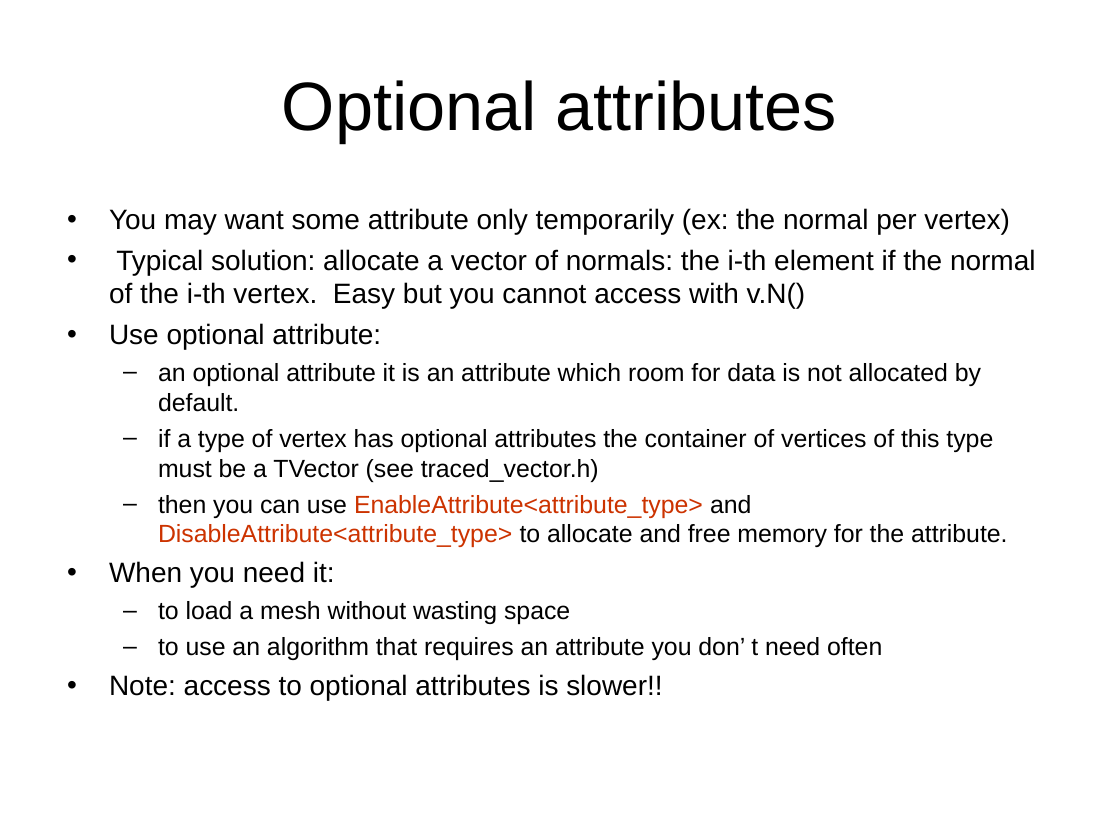
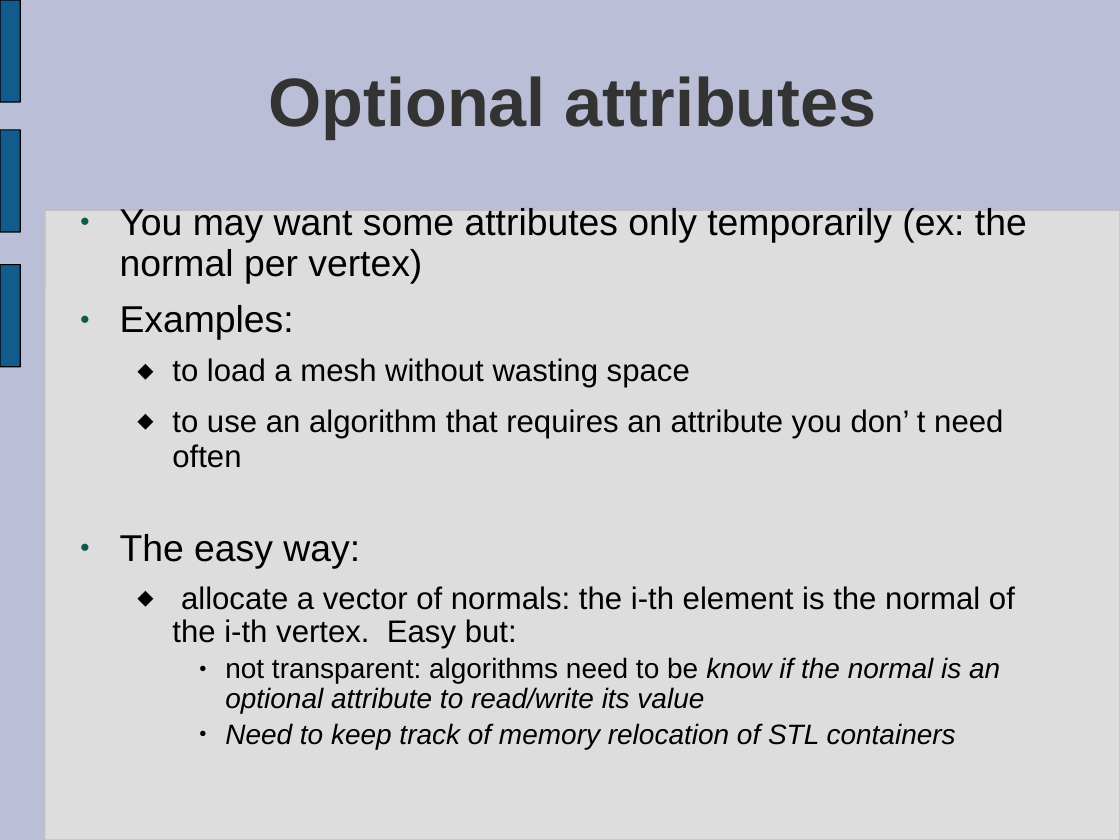
Before and after one commit to virtualritz/vcglib, a slide deck: slide 11 of docs/introduction to vcg.ppt (slide 14 before the commit). Drawn at 1120x840 pixels with LibreOffice and Linux fonts; fonts in the diff are those of the drawing. Boxes give left, top, right and bottom in pixels: in the first picture for what was removed or moved away, otherwise in the second. Text is boxed around its words. In the diff, an @@ line names an element or a change of style, - is before the commit and + after.

```diff
--- a/docs/introduction to vcg.ppt
+++ b/docs/introduction to vcg.ppt
@@ background #FFFFFF to #BABED6 @@
@@ freeform shape added at box(0, 0, 20, 102), fill #125C8D, outline #000000 0.74 pt @@
@@ title "Optional attributes" at box(269, 76, 877, 139): text colour #000000 to #333333, bold on; indent changed; line spacing 1 to 0.93 @@
@@ freeform shape added at box(0, 130, 20, 232), fill #125C8D, outline #000000 0.74 pt @@
@@ text at box(120, 207, 1027, 340): text changed; size 16 to 24 pt @@
-• You may want some attribute only temporarily (ex: the normal per vertex)
-• Typical solution: allocate a vector of normals: the i-th element if the normal of the i-th vertex. Easy but you cannot access with v.N()
-• Use optional attribute:
-  – an optional attribute it is an attribute which room for data is not allocated by default.
-  – if a type of vertex has optional attributes the container of vertices of this type must be a TVector (see traced_vector.h)
-  – then you can use EnableAttribute<attribute_type> and DisableAttribute<attribute_type> to allocate and free memory for the attribute.
-• When you need it:
+● You may want some attributes only temporarily (ex: the normal per vertex)
+● Examples:
@@ rounded rectangle added at box(45, 211, 1120, 840), fill #DDDDDD, outline #C0C0C0 0.74 pt @@
@@ freeform shape added at box(0, 264, 20, 366), fill #125C8D, outline #000000 0.74 pt @@
@@ text at box(172, 358, 1003, 468): size 16 to 20 pt in "to load a mesh without wasting space", "to use an algorithm that requires an ..."; bullet – to ⬥; line spacing 1 to 0.93; more space between paragraphs @@
@@ text at box(120, 534, 1015, 749): text changed @@
-• Note: access to optional attributes is slower!!
+● The easy way:
+  ⬥ allocate a vector of normals: the i-th element is the normal of the i-th vertex. Easy but:
+    ● not transparent: algorithms need to be know if the normal is an optional attribute to read/write its value
+    ● Need to keep track of memory relocation of STL containers
```
Also in this commit, not shown: 12 other slides changed, 15 slides added, 18 slides removed.
